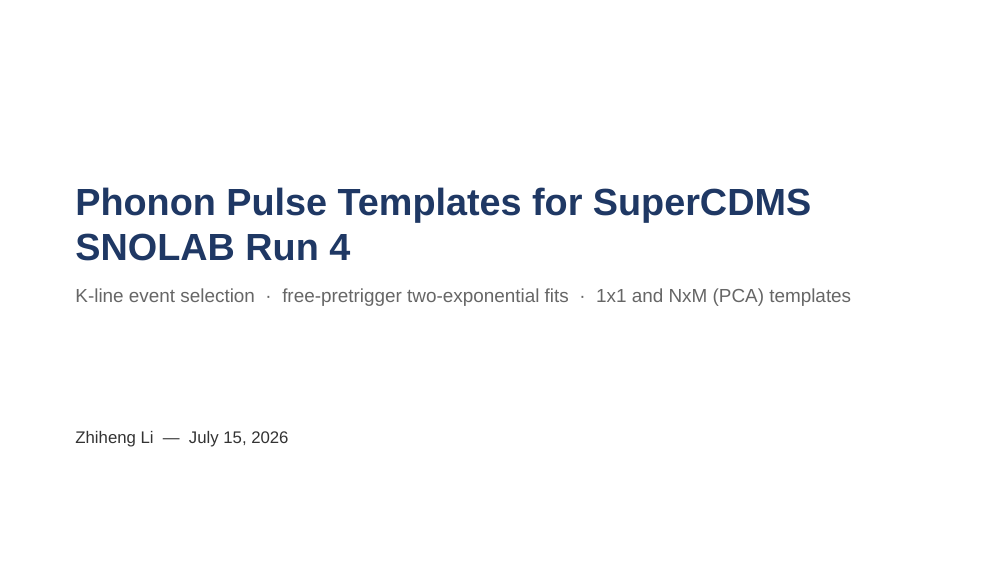
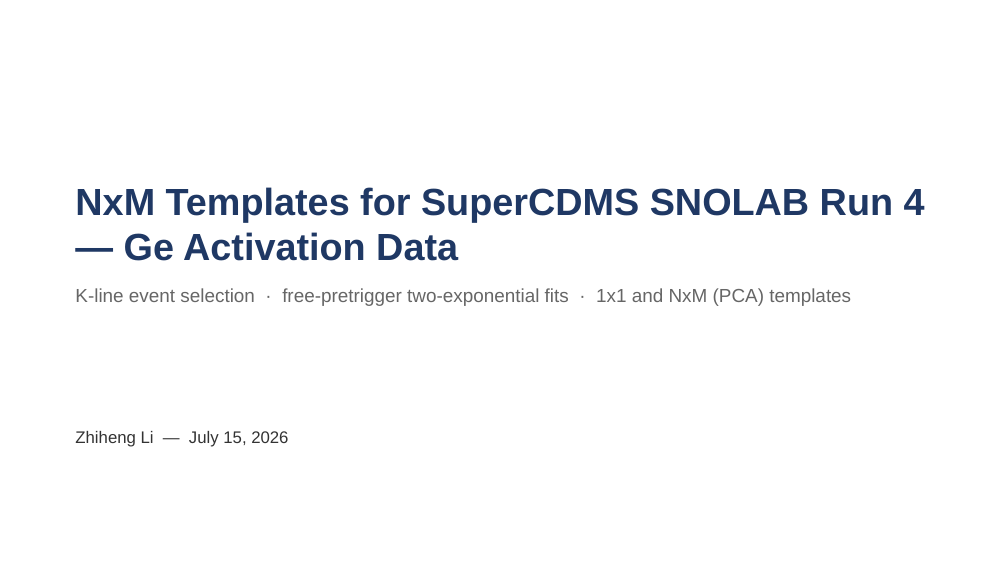
Before and after one commit to ZhihengLi0/urop, a slide deck: slide 1 of snolab/presentation/SNOLAB_R4_pulse_templates_20260715.pptx. Drawn at 1008x567 pixels with LibreOffice and Linux fonts; fonts in the diff are those of the drawing. Boxes give left, top, right and bottom in pixels: in the first picture for what was removed or moved away, otherwise in the second. Text is boxed around its words. In the diff, an @@ line names an element or a change of style, - is before the commit and + after.

```diff
--- a/snolab/presentation/SNOLAB_R4_pulse_templates_20260715.pptx
+++ b/snolab/presentation/SNOLAB_R4_pulse_templates_20260715.pptx
@@ text at <box>75,187,925,261</box>: text changed @@
-Phonon Pulse Templates for SuperCDMS SNOLAB Run 4
+NxM Templates for SuperCDMS SNOLAB Run 4 — Ge Activation Data
```
Also in this commit, not shown: 2 other files.
